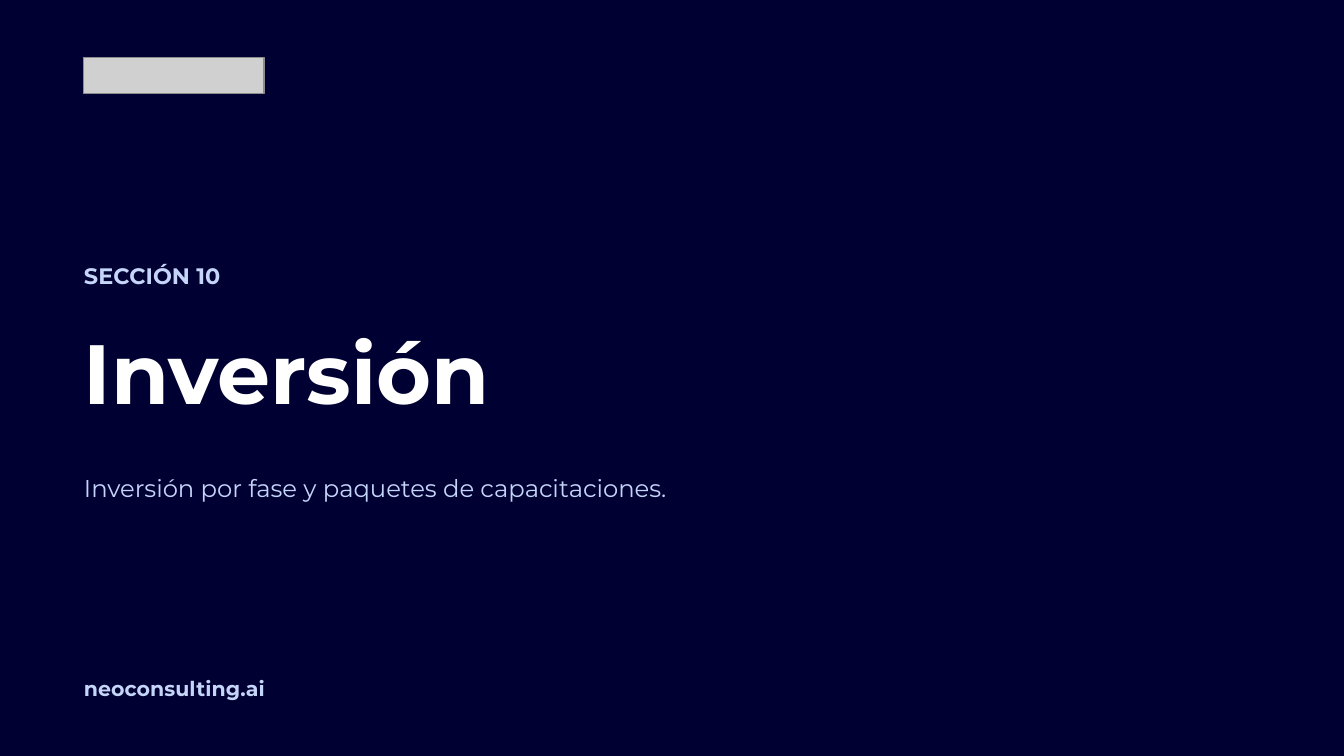
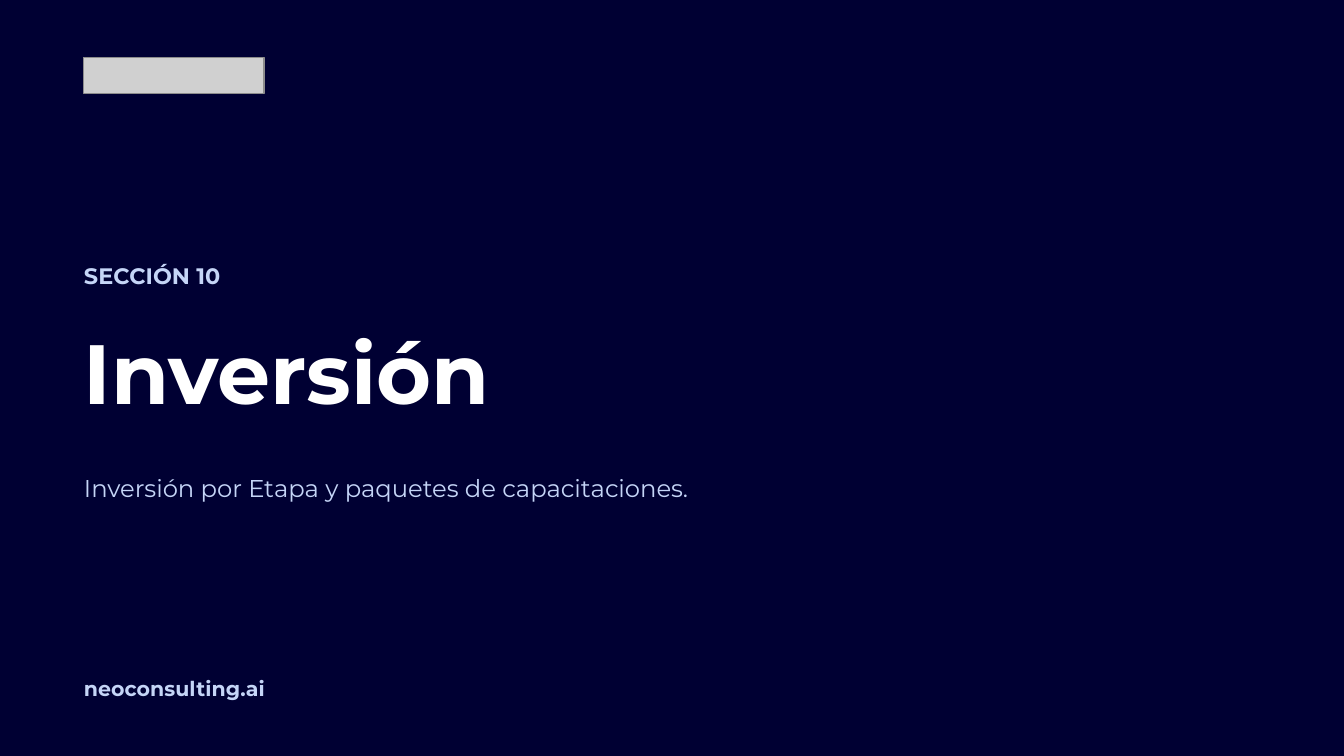
Before and after one commit to miguelchumacero/plantilla-base-deck, a slide deck: slide 30 of plantilla-base.pptx. Drawn at 1344x756 pixels with LibreOffice and Linux fonts; fonts in the diff are those of the drawing; grey boxes stand for pictures; background and template pictures are left out. Boxes give left, top, right and bottom in pixels: in the first picture for what was removed or moved away, otherwise in the second. Text is boxed around its words. In the diff, an @@ line names an element or a change of style, - is before the commit and + after.

```diff
--- a/plantilla-base.pptx
+++ b/plantilla-base.pptx
@@ text at <box>84,479,688,502</box>: text changed @@
-Inversión por fase y paquetes de capacitaciones.
+Inversión por Etapa y paquetes de capacitaciones.
```
Also in this commit, not shown: 18 other slides changed.
